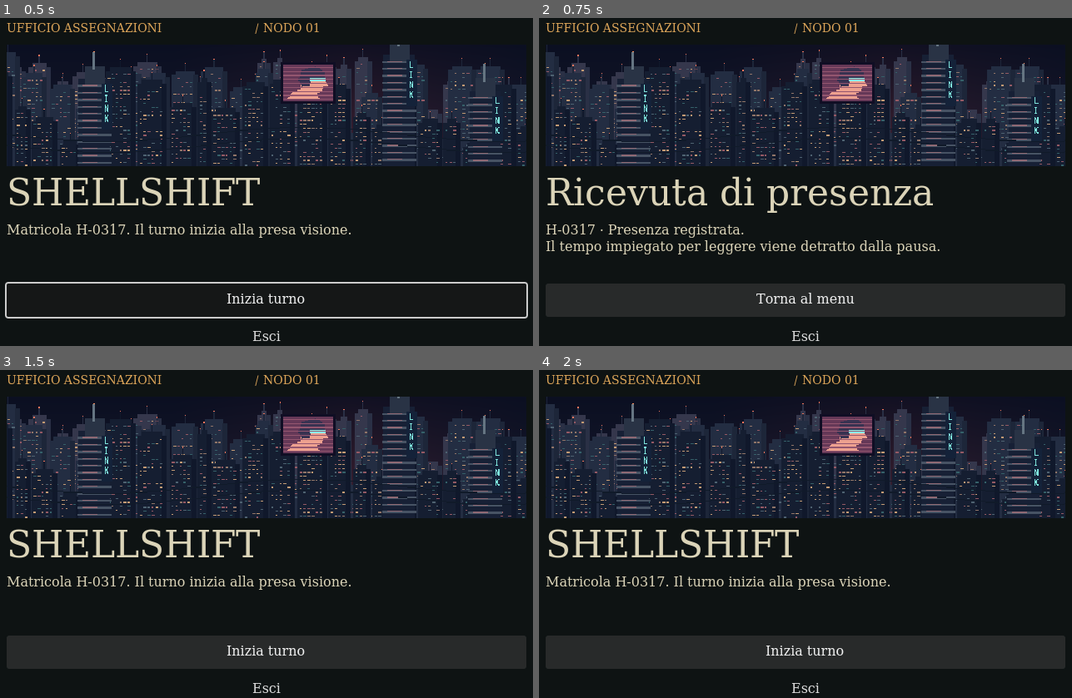
Above: before the commit, frames 1-4 (two rows, left to right).
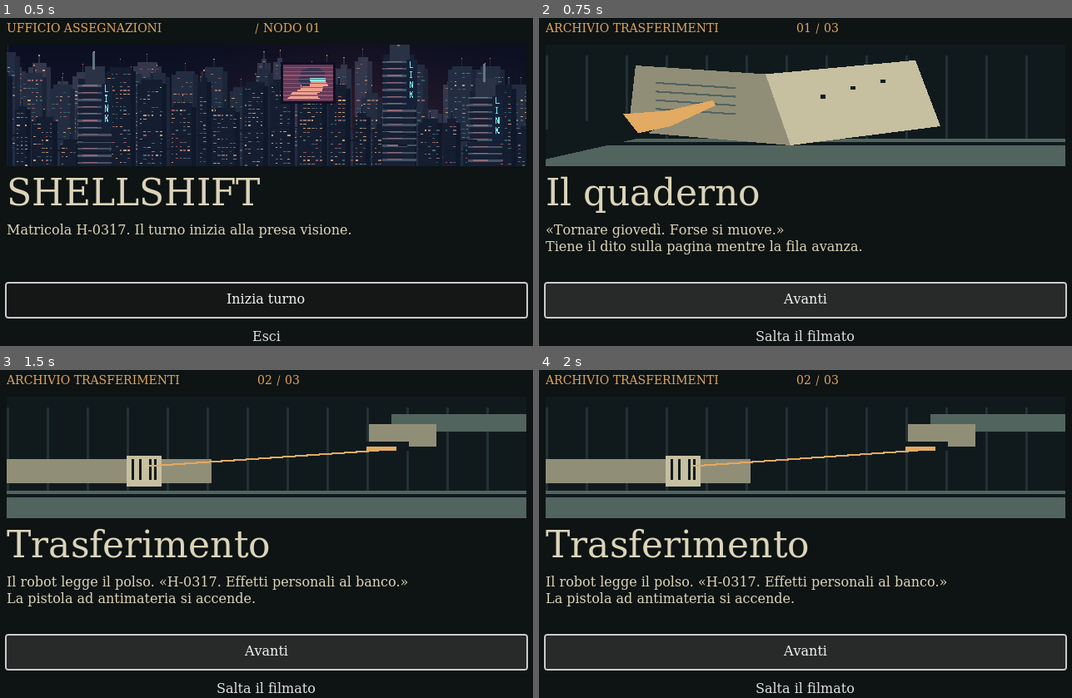
Above: after the commit, the same moments.

Repository: luciobaiocchi/Shellshift
Game: Godot game, scene res://menu.tscn
Two runs of this game, one before a commit and one after it. Both use one fixed random seed, a clock stepped at 60 frames per second and the inputs below.
Inputs:
- Up to frame 1 (0.5 s): no input
- Up to frame 2 (0.75 s): click "Inizia turno" at 0.5 s
- Up to frame 3 (1.5 s): click "Torna al menu" (after the commit: "Avanti") at 1.25 s
- Up to frame 4 (2 s): no input

Frame 1 is identical in both runs. In frame 2, 31% of the frame differs, in the area x 0-100%, y 1-99%; in frame 3, 27%; in frame 4, 27%.

Commit message:
Stage the transfer prologue as an interactive three-shot archive film

Diff:
--- a/godot/menu.gd
+++ b/godot/menu.gd
@@ -1,22 +1,54 @@
 extends Control
 
+const TITLES := ["Il quaderno", "Trasferimento", "Ultimo accesso"]
+const CAPTIONS := [
+	"«Tornare giovedì. Forse si muove.»\nTiene il dito sulla pagina mentre la fila avanza.",
+	"Il robot legge il polso. «H-0317. Effetti personali al banco.»\nLa pistola ad antimateria si accende.",
+	"Il quaderno cade chiuso. Sei già dentro il computer\nquando senti la copertina battere sul pavimento."
+]
+
 @onready var action: Button = $Content/Action
-@onready var title: Label = $Content/Title
-@onready var message: Label = $Content/Message
-var on_shift := false
+@onready var secondary: Button = $Content/Exit
+@onready var film = $Content/Film
+var page := -1
 
 func _ready() -> void:
-	action.pressed.connect(toggle_shift)
-	$Content/Exit.pressed.connect(get_tree().quit)
+	action.pressed.connect(advance)
+	secondary.pressed.connect(secondary_action)
 	action.grab_focus()
 
-func toggle_shift() -> void:
-	on_shift = not on_shift
-	if on_shift:
-		title.text = "Ricevuta di presenza"
-		message.text = "H-0317 · Presenza registrata.\nIl tempo impiegato per leggere viene detratto dalla pausa."
-		action.text = "Torna al menu"
+func advance() -> void:
+	page += 1
+	if page > TITLES.size():
+		page = -1
+	display_page()
+
+func secondary_action() -> void:
+	if page >= 0 and page < TITLES.size():
+		page = TITLES.size()
+		display_page()
 	else:
-		title.text = "SHELLSHIFT"
-		message.text = "Matricola H-0317. Il turno inizia alla presa visione."
-		action.text = "Inizia turno"
+		get_tree().quit()
+
+func display_page() -> void:
+	var in_film := page >= 0 and page < TITLES.size()
+	$Content/Skyline.visible = not in_film
+	film.visible = in_film
+	secondary.text = "Salta il filmato" if in_film else "Esci"
+	if in_film:
+		film.show_shot(page)
+		$Content/Station.text = "ARCHIVIO TRASFERIMENTI                     %02d / 03" % (page + 1)
+		$Content/Title.text = TITLES[page]
+		$Content/Message.text = CAPTIONS[page]
+		action.text = "Ho preso visione" if page == 2 else "Avanti"
+	else:
+		$Content/Station.text = "UFFICIO ASSEGNAZIONI                         / NODO 01"
+		if page == -1:
+			$Content/Title.text = "SHELLSHIFT"
+			$Content/Message.text = "Matricola H-0317. Il turno inizia alla presa visione."
+			action.text = "Inizia turno"
+		else:
+			$Content/Title.text = "Ricevuta di presenza"
+			$Content/Message.text = "H-0317 · Presenza registrata.\nIl tempo impiegato per leggere viene detratto dalla pausa."
+			action.text = "Torna al menu"
+	action.grab_focus()
--- a/godot/menu.tscn
+++ b/godot/menu.tscn
@@ -2,6 +2,8 @@
 
 [ext_resource type="Script" path="res://menu.gd" id="1"]
 [ext_resource type="Texture2D" path="res://skyline.png" id="2"]
+
+[ext_resource type="Script" path="res://transfer.gd" id="3"]
 
 [sub_resource type="SystemFont" id="Mono"]
 font_names = PackedStringArray("Menlo", "monospace")
@@ -35,6 +37,13 @@
 expand_mode = 1
 stretch_mode = 6
 
+[node name="Film" type="Control" parent="Content"]
+visible = false
+custom_minimum_size = Vector2(0, 146)
+mouse_filter = 2
+clip_contents = true
+script = ExtResource("3")
+
 [node name="Title" type="Label" parent="Content"]
 theme_override_font_sizes/font_size = 44
 text = "SHELLSHIFT"
--- /dev/null
+++ b/godot/transfer.gd
@@ -0,0 +1,68 @@
+extends Control
+## Silent archive film, drawn on a 208 × 70 virtual film frame.
+
+const INK := Color("#101a1d")
+const STEEL := Color("#52645e")
+const PAPER := Color("#c6bfa0")
+const SHADE := Color("#918e78")
+const AMBER := Color("#e2aa62")
+var shot := 0
+var elapsed := 0.0
+
+func show_shot(index: int) -> void:
+	shot = index
+	elapsed = 0.0
+	show()
+	queue_redraw()
+
+func _process(delta: float) -> void:
+	if is_visible_in_tree():
+		elapsed += delta
+		queue_redraw()
+
+func block(x: float, y: float, width: float, height: float, color: Color) -> void:
+	draw_rect(Rect2(x, y, width, height), color)
+
+func shape(points: Array, color: Color) -> void:
+	draw_colored_polygon(PackedVector2Array(points), color)
+
+func _draw() -> void:
+	draw_set_transform(Vector2.ZERO, 0, size / Vector2(208, 70))
+	block(0, 0, 208, 70, INK)
+	if shot == 2:
+		if elapsed < 0.16:
+			block(0, 0, 208, 70, PAPER)
+			return
+		var fall := clampf((elapsed - 0.16) / 0.55, 0, 1)
+		block(0, 58, 208, 1, STEEL)
+		block(91, 58, 31, 1, Color.BLACK)
+		var book_y := floorf(14 + 40 * fall * fall)
+		block(92, book_y, 28, 4, SHADE)
+		block(91, book_y, 30, 1, AMBER)
+		return
+	for x in range(0, 208, 16):
+		block(x, 6, 1, 48, Color("#233134"))
+	block(0, 54, 208, 16, STEEL)
+	block(0, 56, 208, 2, INK)
+	if shot == 0:
+		# Two leaves meet at the spine; the cuff enters from the lower left.
+		shape([Vector2(36,12),Vector2(88,17),Vector2(98,58),Vector2(33,50)], SHADE)
+		shape([Vector2(88,17),Vector2(148,9),Vector2(158,47),Vector2(98,58)], PAPER)
+		for i in range(4):
+			draw_line(Vector2(44,22+i*5),Vector2(76,25+i*5),STEEL,1)
+		for star in [Vector2(110,29),Vector2(122,24),Vector2(134,20)]:
+			draw_rect(Rect2(star,Vector2(2,2)),INK)
+		shape([Vector2(0,49),Vector2(31,40),Vector2(51,43),Vector2(37,54),Vector2(0,66)],INK)
+		shape([Vector2(31,40),Vector2(49,38),Vector2(67,32),Vector2(68,35),Vector2(50,47),Vector2(37,51)],AMBER)
+	else:
+		# Wrist on the intake counter, opposite the robot's optical head.
+		block(0, 36, 82, 14, SHADE)
+		block(48, 34, 14, 18, PAPER)
+		for x in [50, 53, 57, 59]:
+			block(x, 36, 1, 12, INK)
+		block(154, 10, 54, 10, STEEL)
+		block(145, 16, 27, 13, SHADE)
+		block(142, 26, 19, 5, INK)
+		block(144, 29, 12, 2, AMBER)
+		var scan_x := floorf(49 + 11 * (0.5 + 0.5 * sin(elapsed * 3)))
+		draw_line(Vector2(149,31),Vector2(scan_x,40),AMBER,1)
Not shown, added: godot/transfer.gd.uid
